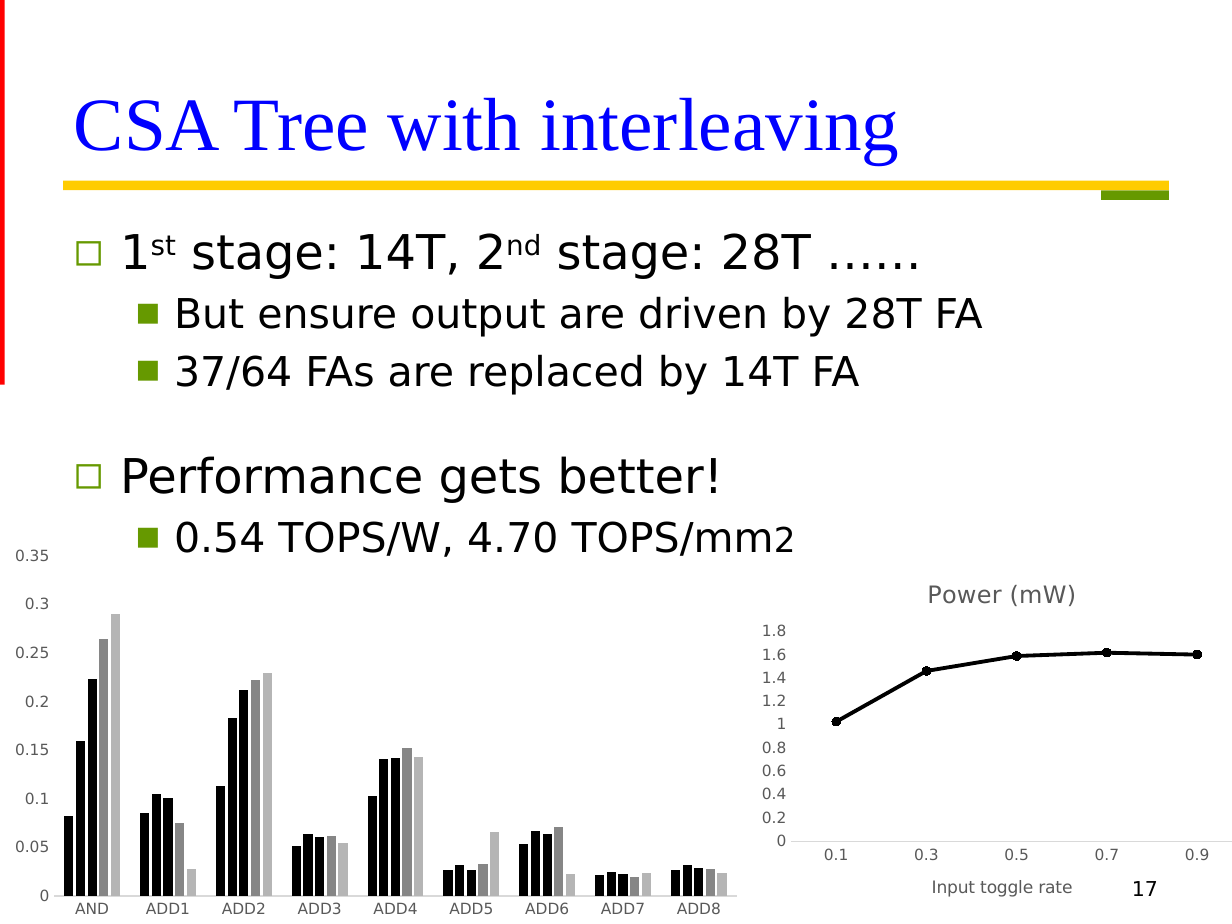
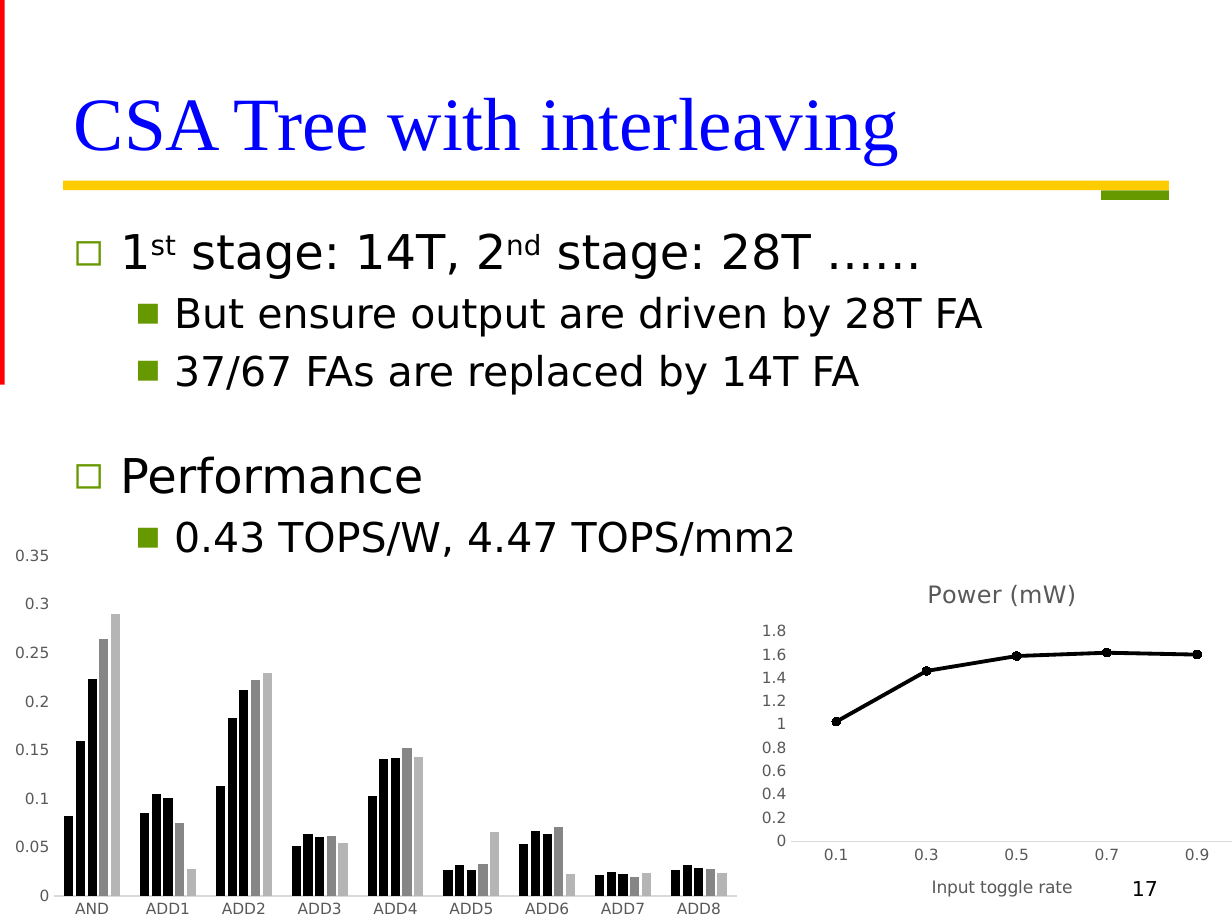
Before and after one commit to Oniontow/TTLiu_Project, a slide deck: slide 17 of tree/new_wood.pptx. Drawn at 1232x924 pixels with LibreOffice and Linux fonts; fonts in the diff are those of the drawing. Boxes give left, top, right and bottom in pixels: in the first picture for what was removed or moved away, otherwise in the second. Text is boxed around its words. In the diff, an @@ line names an element or a change of style, - is before the commit and + after.

```diff
--- a/tree/new_wood.pptx
+++ b/tree/new_wood.pptx
@@ text at bbox=[120, 354, 860, 557]: text changed @@
-  ■ 37/64 FAs are replaced by 14T FA
-◻ Performance gets better!
-  ■ 0.54 TOPS/W, 4.70 TOPS/mm2
+  ■ 37/67 FAs are replaced by 14T FA
+◻ Performance
+  ■ 0.43 TOPS/W, 4.47 TOPS/mm2
```
Also in this commit, not shown: 6 other slides changed, 5 slides added, 3 other files.
